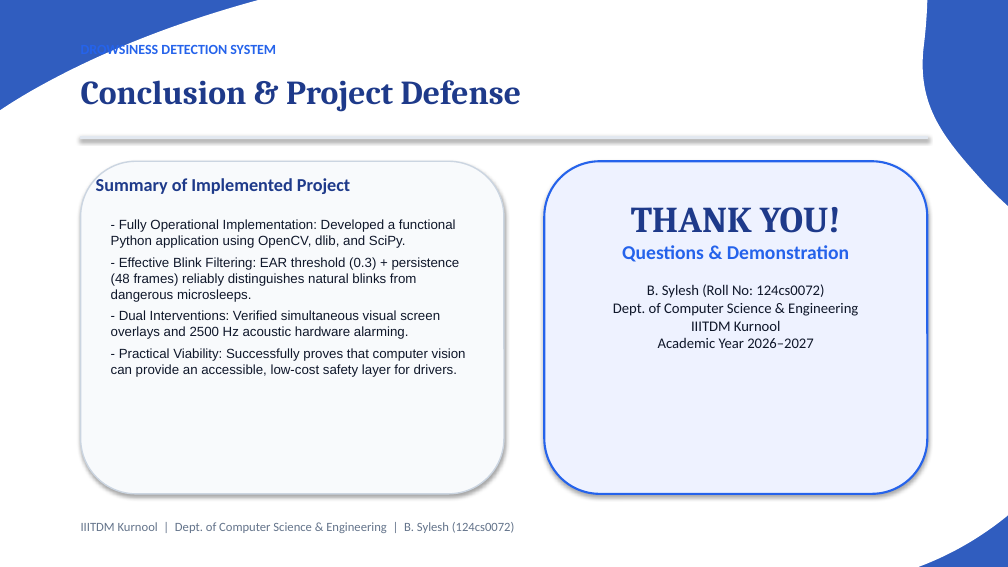
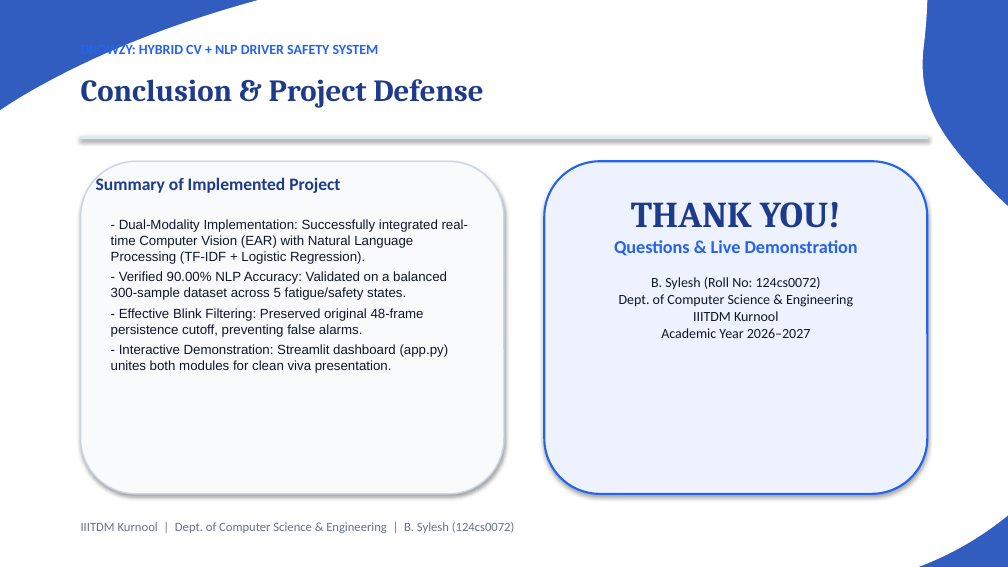
Before and after one commit to iotaaw/Drozy, a slide deck: slide 23 of Drowsiness_Detection_Presentation.pptx (slide 18 before the commit). Drawn at 1008x567 pixels with LibreOffice and Linux fonts; fonts in the diff are those of the drawing. Boxes give left, top, right and bottom in pixels: in the first picture for what was removed or moved away, otherwise in the second. Text is boxed around its words. In the diff, an @@ line names an element or a change of style, - is before the commit and + after.

Commit message:
Add Drowzy NLP driver safety project

```diff
--- a/Drowsiness_Detection_Presentation.pptx
+++ b/Drowsiness_Detection_Presentation.pptx
@@ text at <box>81,42,379,58</box>: text changed @@
-DROWSINESS DETECTION SYSTEM
+DROWZY: HYBRID CV + NLP DRIVER SAFETY SYSTEM
@@ text "Conclusion & Project Defense" at <box>81,79,483,108</box>: size 24 to 22 pt @@
@@ text "Summary of Implemented Project" at <box>96,176,340,193</box>: size 13 to 12.5 pt @@
@@ text at <box>111,219,469,373</box>: text changed @@
-- Fully Operational Implementation: Developed a functional Python application using OpenCV, dlib, and SciPy.
-- Effective Blink Filtering: EAR threshold (0.3) + persistence (48 frames) reliably distinguishes natural blinks from dangerous microsleeps.
-- Dual Interventions: Verified simultaneous visual screen overlays and 2500 Hz acoustic hardware alarming.
-- Practical Viability: Successfully proves that computer vision can provide an accessible, low-cost safety layer for drivers.
+- Dual-Modality Implementation: Successfully integrated real-time Computer Vision (EAR) with Natural Language Processing (TF-IDF + Logistic Regression).
+- Verified 90.00% NLP Accuracy: Validated on a balanced 300-sample dataset across 5 fatigue/safety states.
+- Effective Blink Filtering: Preserved original 48-frame persistence cutoff, preventing false alarms.
+- Interactive Demonstration: Streamlit dashboard (app.py) unites both modules for clean viva presentation.
@@ text at <box>614,240,858,256</box>: text changed; size 14 to 13 pt @@
-Questions & Demonstration
+Questions & Live Demonstration
@@ text at <box>619,277,853,338</box>: size 10.5 to 10 pt in "B. Sylesh (Roll No: 124cs0072) Dept. of ..." @@
```
Also in this commit, not shown: 9 other slides changed, 13 slides added, 8 slides removed, 23 other files.
